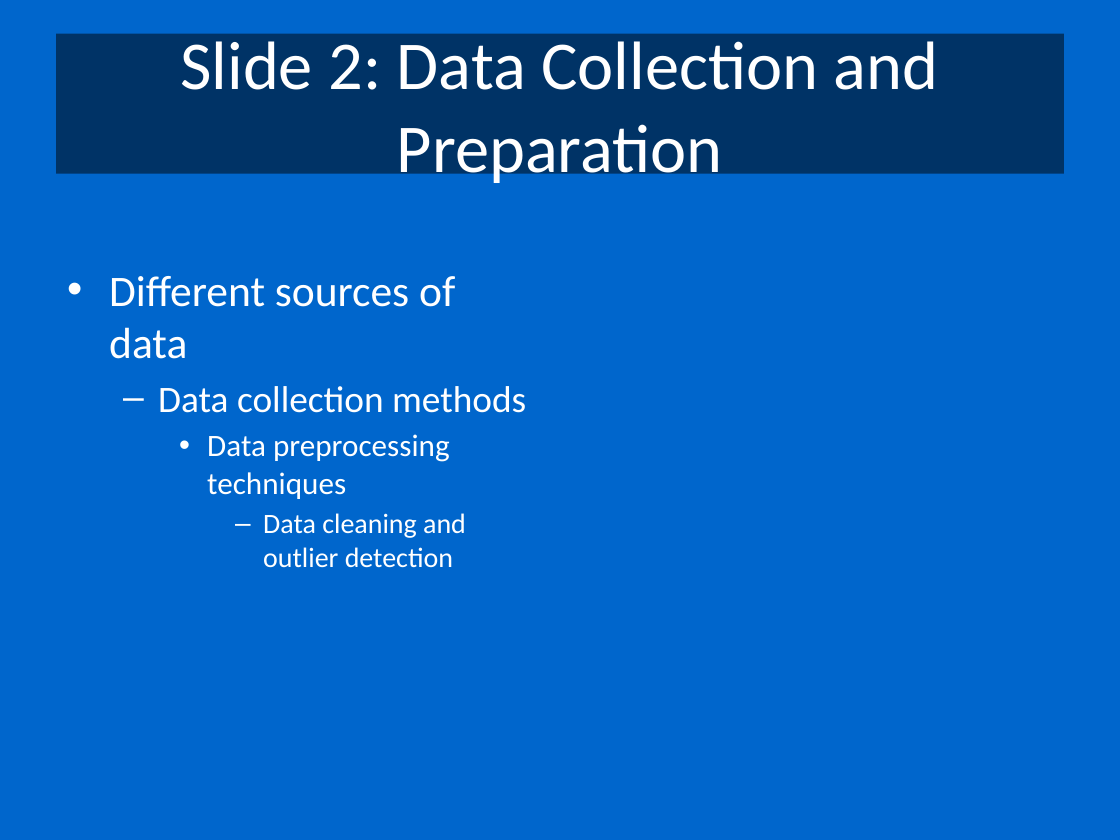
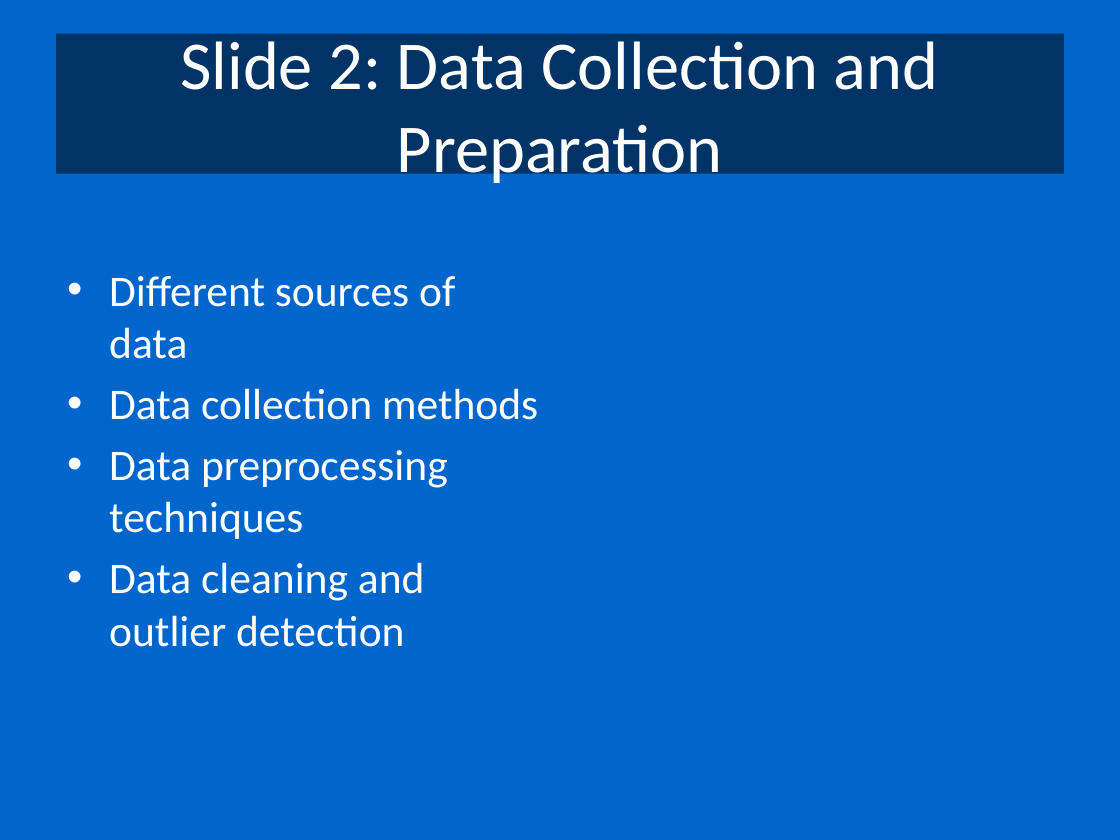
Before and after one commit to scientistdanyal/python, a slide deck: slide 2 of pptx/modified_presentation.pptx. Drawn at 1120x840 pixels with LibreOffice and Linux fonts; fonts in the diff are those of the drawing. Boxes give left, top, right and bottom in pixels: in the first picture for what was removed or moved away, otherwise in the second. Text is boxed around its words. In the diff, an @@ line names an element or a change of style, - is before the commit and + after.

```diff
--- a/pptx/modified_presentation.pptx
+++ b/pptx/modified_presentation.pptx
@@ text at <box>109,388,538,647</box>: size 24 to 28 pt in "Data collection methods"; size 20 to 28 pt in "Data preprocessing techniques"; size 18 to 28 pt in "Data cleaning and outlier detection"; bullet – to •; list level 2 to 1 in "Data collection methods"; list level 3 to 1 in "Data preprocessing techniques"; list level 4 to 1 in "Data cleaning and outlier detection" @@
```
Also in this commit, not shown: 9 other slides changed, 23 other files.
